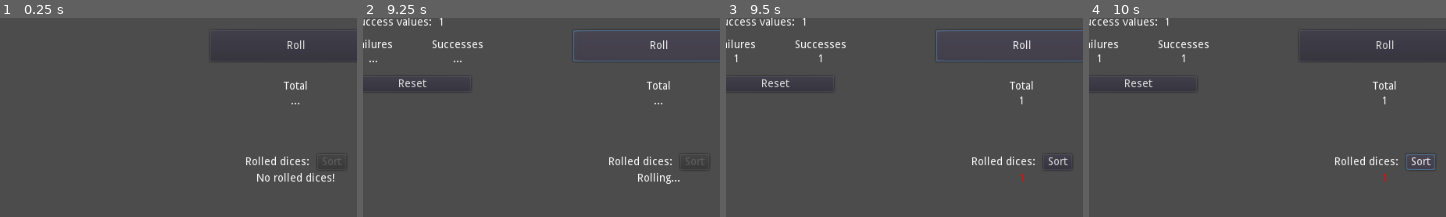
Above: before the commit, frames 1-4 (left to right).
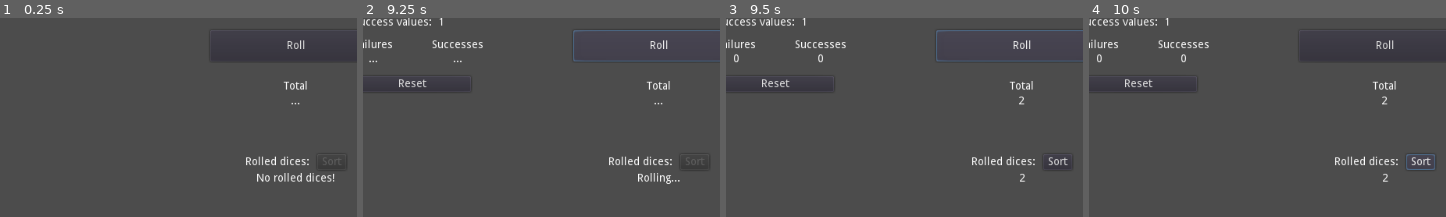
Above: after the commit, the same moments.

Repository: TheAspen/Dice_Roller_2000
Game: Godot game, scene res://Main.tscn
Same seed, same stepped clock (60 frames per second), same inputs: the game is played once before the commit and once after it.
Inputs (mouse positions are % of the whole screen's width and height, from its top left):
- Up to frame 1 (0.25 s): no input
- Up to frame 2 (9.25 s): click "Roll" at 0.5 s; click "Open" at 1.25 s; click (11, 13) at 2 s; click (14, 13) at 2.75 s; click (11, 28) at 3.5 s; click (14, 28) at 4.25 s; click "Sort" at 5 s; click (11, 13) at 5.75 s; click (14, 13) at 6.5 s; click (11, 28) at 7.25 s; click (14, 28) at 8 s; click "Roll" at 8.75 s
- Up to frame 3 (9.5 s): no input
- Up to frame 4 (10 s): click "Sort" at 9.5 s
The pictures show only the part of the screen within x 2-52%, y 32-82%; the shares and areas given below are measured in that part.

Frames 1-2 are identical in both runs. In frame 3, 0.2% of the frame differs, in the area x 2-84%, y 18-83%; in frame 4, 0.2%.

Commit message:
Started roll animations for results. Some code clean up

Diff:
--- /dev/null
+++ b/GridScript.gd
@@ -0,0 +1,38 @@
+extends GridContainer
+
+
+var animationTimer = null
+var generator = RandomNumberGenerator.new()
+
+func _ready():
+	# Initialize generator
+	generator.randomize()
+
+	# Create and initialize timer
+	animationTimer = Timer.new()
+	animationTimer.wait_time = 1
+	add_child(animationTimer)
+	pass
+
+# Create a random number during "animation"
+func randomizer(maxNumber: int):
+	return generator.randi_range(1, maxNumber)
+	pass
+
+func doAnimation(maxNumber: int):
+
+	pass
+
+func temp(results):
+	for i in range(results.size()):
+		var node = Label.new()
+		if(i == 0):
+			var defaultText = get_child(0)
+			defaultText.replace_by(node)
+			defaultText.queue_free()
+			node.text = var2str(results[i])
+			#_setColorToResult(node,i)
+			continue
+		node.text = var2str(results[i]) # <----
+		#_setColorToResult(node,i)
+		add_child(node)
--- a/Main.tscn
+++ b/Main.tscn
@@ -7,6 +7,7 @@
 [ext_resource path="res://assets/deleteButton.png" type="Texture" id=5]
 [ext_resource path="res://assets/addButton_normal.png" type="Texture" id=6]
 [ext_resource path="res://assets/deleteButton_normal.png" type="Texture" id=7]
+[ext_resource path="res://GridScript.gd" type="Script" id=8]
 [ext_resource path="res://assets/fonts/FredokaOne-Regular.ttf" type="DynamicFontData" id=9]
 
 [sub_resource type="DynamicFont" id=1]
@@ -459,6 +460,7 @@
 rect_clip_content = true
 size_flags_horizontal = 6
 columns = 100
+script = ExtResource( 8 )
 
 [node name="VersionLabel" type="Label" parent="."]
 margin_left = 962.0
--- a/MainScript.gd
+++ b/MainScript.gd
@@ -43,7 +43,8 @@
 			return "error"
 		roller.randomize()
 		for _i in range(amount):
-			roller.randomize()
+			# Maybe a bit overkill?
+			# roller.randomize()
 			results.push_back(roller.randi_range(1, dice))
 		for i in range(results.size()):
 			total = total + results[i]
@@ -92,27 +93,27 @@
 	var result = _rolldice(dice, amount)
 	resultLabel.text = var2str(result)
 
-	for i in range(results.size()):
-		var node = Label.new()
-		# Old implementation for result table
-		# if(i == 0):
-		# 	$RolledDicesArray/RollsTable.text = var2str(results[i])
-		# 	continue
-		# $RolledDicesArray/RollsTable.text = $RolledDicesArray/RollsTable.text + ", " + var2str(results[i])
-
-		# Replace the rolling text with the first result value
-		# Prevent flicker effect
-		if(i == 0):
-			var defaultText = resultGrid.get_child(0)
-			defaultText.replace_by(node)
-			defaultText.queue_free()
-			node.text = var2str(results[i])
-			_setColorToResult(node,i)
-			continue
-		node.text = var2str(results[i])
-		_setColorToResult(node,i)
-		resultGrid.add_child(node)
-
+#	for i in range(results.size()):
+#		var node = Label.new()
+#		# Old implementation for result table
+#		# if(i == 0):
+#		# 	$RolledDicesArray/RollsTable.text = var2str(results[i])
+#		# 	continue
+#		# $RolledDicesArray/RollsTable.text = $RolledDicesArray/RollsTable.text + ", " + var2str(results[i])
+#
+#		# Replace the rolling text with the first result value
+#		# Prevent flicker effect
+#		if(i == 0):
+#			var defaultText = resultGrid.get_child(0)
+#			defaultText.replace_by(node)
+#			defaultText.queue_free()
+#			node.text = var2str(results[i])
+#			_setColorToResult(node,i)
+#			continue
+#		node.text = var2str(results[i]) # <----
+#		_setColorToResult(node,i)
+#		resultGrid.add_child(node)
+	resultGrid.temp(results)
 	_checkFailures()
 	_checkSuccess()
 	failureResultValue.text = var2str(totalFailures)
Not shown: 1 places in Main.tscn that only renumber resources
Not shown, added: docs/assets/logo.png.import
Not shown, added: docs/assets/main_page_logo.png.import
Not shown, added: docs/assets/site_under_construction.png.import
